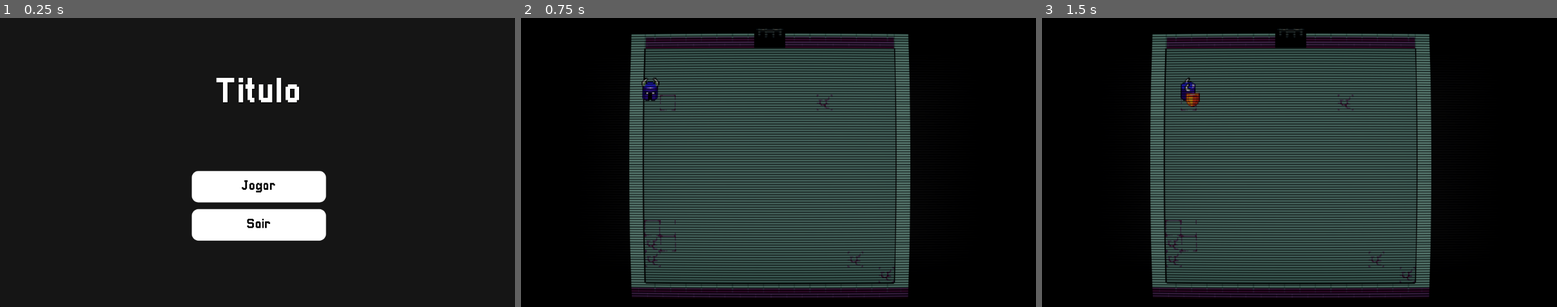
Above: before the commit, frames 1-3 (left to right).
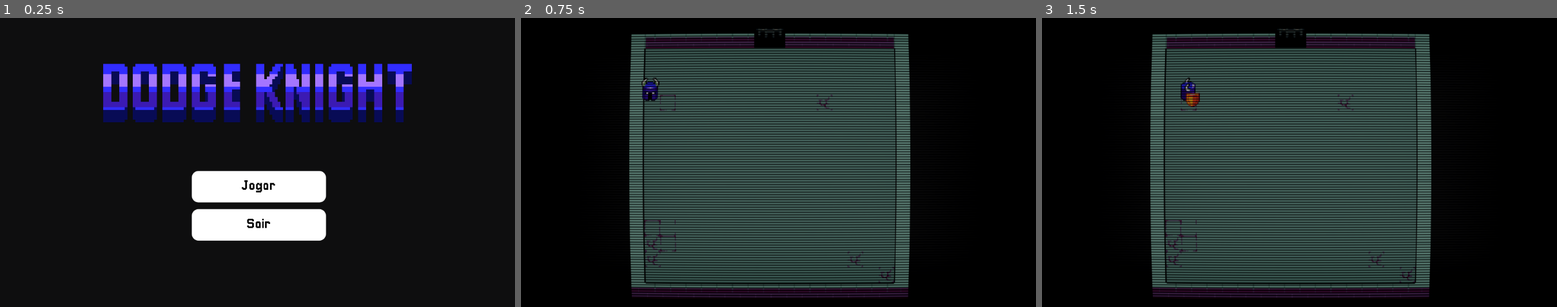
Above: after the commit, the same moments.

Repository: rddtz/gamejamplus
Game: Godot game, scene res://scenes/menu_principal.tscn
The game is run twice, just before and just after one commit, with the same random seed, the same clock (stepped at 60 frames per second) and the same inputs. This scene is started directly instead of the project's main scene.
Inputs:
- Up to frame 1 (0.25 s): no input
- Up to frame 2 (0.75 s): click "Jogar" at 0.5 s
- Up to frame 3 (1.5 s): tap Enter at 1.25 s; hold Right (RIGHT) from 1.28 s (still down); hold Space (parry_block) from 1.28 s (still down)

The runs differ from the first frame. In frame 1, 8.5% of the frame differs, in the area x 20-80%, y 15-37%; in frame 2, nothing differs; in frame 3, nothing differs.

Commit message:
menu bacana

Diff:
--- /dev/null
+++ b/plus/scenes/final.tscn
@@ -0,0 +1,146 @@
+[gd_scene load_steps=13 format=3 uid="uid://cl05qearacoj8"]
+
+[ext_resource type="Script" path="res://scripts/final.gd" id="1_cyc0y"]
+[ext_resource type="FontFile" uid="uid://2acyjhqidwb5" path="res://assets/fonts/Pixellari.ttf" id="1_o1u10"]
+[ext_resource type="Script" path="res://scripts/line_edit.gd" id="2_isjwd"]
+
+[sub_resource type="StyleBoxEmpty" id="StyleBoxEmpty_cg606"]
+
+[sub_resource type="Theme" id="Theme_0smak"]
+default_font = ExtResource("1_o1u10")
+
+[sub_resource type="StyleBoxEmpty" id="StyleBoxEmpty_o6ntu"]
+
+[sub_resource type="StyleBoxEmpty" id="StyleBoxEmpty_driek"]
+
+[sub_resource type="StyleBoxFlat" id="StyleBoxFlat_ruktu"]
+bg_color = Color(0.162066, 0.162066, 0.162065, 1)
+
+[sub_resource type="StyleBoxFlat" id="StyleBoxFlat_6lecd"]
+bg_color = Color(0.370364, 0.370365, 0.370364, 1)
+
+[sub_resource type="StyleBoxFlat" id="StyleBoxFlat_32uh0"]
+bg_color = Color(0.0768358, 0.0768358, 0.0768358, 1)
+
+[sub_resource type="StyleBoxEmpty" id="StyleBoxEmpty_0orwe"]
+
+[sub_resource type="StyleBoxEmpty" id="StyleBoxEmpty_qwaje"]
+
+[node name="Leaderboard" type="Control"]
+layout_mode = 3
+anchors_preset = 15
+anchor_right = 1.0
+anchor_bottom = 1.0
+grow_horizontal = 2
+grow_vertical = 2
+script = ExtResource("1_cyc0y")
+
+[node name="Panel" type="Panel" parent="."]
+layout_mode = 1
+anchors_preset = 15
+anchor_right = 1.0
+anchor_bottom = 1.0
+grow_horizontal = 2
+grow_vertical = 2
+metadata/_edit_use_anchors_ = true
+
+[node name="VBoxContainer" type="VBoxContainer" parent="."]
+layout_mode = 1
+anchors_preset = 8
+anchor_left = 0.5
+anchor_top = 0.5
+anchor_right = 0.5
+anchor_bottom = 0.5
+offset_left = -251.0
+offset_top = -283.5
+offset_right = 251.0
+offset_bottom = 283.5
+grow_horizontal = 2
+grow_vertical = 2
+theme_override_constants/separation = 100
+
+[node name="Container" type="PanelContainer" parent="VBoxContainer"]
+layout_mode = 2
+size_flags_horizontal = 4
+theme_override_styles/panel = SubResource("StyleBoxEmpty_cg606")
+
+[node name="HBoxContainer" type="HBoxContainer" parent="VBoxContainer/Container"]
+layout_mode = 2
+theme_override_constants/separation = 33
+
+[node name="VBoxContainer" type="VBoxContainer" parent="VBoxContainer/Container/HBoxContainer"]
+layout_mode = 2
+theme_override_constants/separation = 4
+
+[node name="Label" type="Label" parent="VBoxContainer/Container/HBoxContainer/VBoxContainer"]
+layout_mode = 2
+theme_override_fonts/font = ExtResource("1_o1u10")
+theme_override_font_sizes/font_size = 37
+text = "Insira as iniciais"
+horizontal_alignment = 1
+
+[node name="HBoxContainer" type="HBoxContainer" parent="VBoxContainer/Container/HBoxContainer/VBoxContainer"]
+layout_mode = 2
+theme_override_constants/separation = 8
+
+[node name="LineEdit" type="LineEdit" parent="VBoxContainer/Container/HBoxContainer/VBoxContainer/HBoxContainer"]
+layout_mode = 2
+theme = SubResource("Theme_0smak")
+theme_override_constants/caret_width = 3
+theme_override_fonts/font = ExtResource("1_o1u10")
+theme_override_font_sizes/font_size = 50
+theme_override_styles/focus = SubResource("StyleBoxEmpty_o6ntu")
+max_length = 3
+caret_blink = true
+caret_blink_interval = 0.37
+caret_mid_grapheme = true
+script = ExtResource("2_isjwd")
+
+[node name="enviar" type="Button" parent="VBoxContainer/Container/HBoxContainer/VBoxContainer/HBoxContainer"]
+layout_mode = 2
+theme_override_constants/h_separation = 0
+theme_override_fonts/font = ExtResource("1_o1u10")
+theme_override_font_sizes/font_size = 40
+theme_override_styles/focus = SubResource("StyleBoxEmpty_driek")
+theme_override_styles/hover = SubResource("StyleBoxFlat_ruktu")
+theme_override_styles/pressed = SubResource("StyleBoxFlat_6lecd")
+theme_override_styles/normal = SubResource("StyleBoxFlat_32uh0")
+text = "Enviar"
+
+[node name="VBoxContainer2" type="VBoxContainer" parent="VBoxContainer/Container/HBoxContainer"]
+layout_mode = 2
+
+[node name="ScorePlayer" type="Label" parent="VBoxContainer/Container/HBoxContainer/VBoxContainer2"]
+layout_mode = 2
+theme_override_fonts/font = ExtResource("1_o1u10")
+theme_override_font_sizes/font_size = 37
+text = "SCORE
+"
+
+[node name="HSeparator" type="HSeparator" parent="VBoxContainer/Container/HBoxContainer/VBoxContainer2"]
+layout_mode = 2
+theme_override_styles/separator = SubResource("StyleBoxEmpty_0orwe")
+
+[node name="Container2" type="PanelContainer" parent="VBoxContainer"]
+layout_mode = 2
+theme_override_styles/panel = SubResource("StyleBoxEmpty_qwaje")
+metadata/_edit_use_anchors_ = true
+
+[node name="HBoxContainer" type="HBoxContainer" parent="VBoxContainer/Container2"]
+layout_mode = 2
+size_flags_horizontal = 0
+theme_override_constants/separation = 320
+
+[node name="nomes" type="Label" parent="VBoxContainer/Container2/HBoxContainer"]
+layout_mode = 2
+theme_override_fonts/font = ExtResource("1_o1u10")
+theme_override_font_sizes/font_size = 30
+text = "Nomes"
+
+[node name="scores" type="Label" parent="VBoxContainer/Container2/HBoxContainer"]
+layout_mode = 2
+theme_override_fonts/font = ExtResource("1_o1u10")
+theme_override_font_sizes/font_size = 30
+text = "Scores"
+
+[connection signal="pressed" from="VBoxContainer/Container/HBoxContainer/VBoxContainer/HBoxContainer/enviar" to="." method="_on_enviar_pressed"]
--- a/plus/scenes/menu_principal.tscn
+++ b/plus/scenes/menu_principal.tscn
@@ -1,7 +1,14 @@
-[gd_scene load_steps=7 format=3 uid="uid://1cp5hnyn2mh5"]
+[gd_scene load_steps=10 format=3 uid="uid://1cp5hnyn2mh5"]
 
 [ext_resource type="Script" path="res://scripts/menu_principal.gd" id="1_k1ykh"]
 [ext_resource type="FontFile" uid="uid://2acyjhqidwb5" path="res://assets/fonts/Pixellari.ttf" id="1_m0fhc"]
+[ext_resource type="Texture2D" uid="uid://dfwirun0i1scp" path="res://assets/title_screen.png" id="2_cdfrj"]
+
+[sub_resource type="StyleBoxFlat" id="StyleBoxFlat_3x5fp"]
+bg_color = Color(0.054902, 0.054902, 0.0588235, 1)
+
+[sub_resource type="StyleBoxTexture" id="StyleBoxTexture_77ck7"]
+texture = ExtResource("2_cdfrj")
 
 [sub_resource type="StyleBoxEmpty" id="StyleBoxEmpty_qc8ai"]
 
@@ -43,27 +50,18 @@
 anchor_bottom = 1.0
 grow_horizontal = 2
 grow_vertical = 2
+theme_override_styles/panel = SubResource("StyleBoxFlat_3x5fp")
 
-[node name="Titulo" type="Label" parent="CanvasLayer"]
-anchors_preset = 8
+[node name="Titulo" type="Panel" parent="CanvasLayer"]
+anchors_preset = 5
 anchor_left = 0.5
-anchor_top = 0.5
 anchor_right = 0.5
-anchor_bottom = 0.5
-offset_left = -121.5
-offset_top = -220.5
-offset_right = 121.5
-offset_bottom = -89.5
+offset_left = -345.0
+offset_top = 103.0
+offset_right = 345.0
+offset_bottom = 234.0
 grow_horizontal = 2
-grow_vertical = 2
-theme_override_colors/font_color = Color(1, 1, 1, 1)
-theme_override_colors/font_shadow_color = Color(0, 0, 0, 1)
-theme_override_colors/font_outline_color = Color(0, 0, 0, 1)
-theme_override_fonts/font = ExtResource("1_m0fhc")
-theme_override_font_sizes/font_size = 80
-text = "Titulo"
-horizontal_alignment = 1
-vertical_alignment = 1
+theme_override_styles/panel = SubResource("StyleBoxTexture_77ck7")
 
 [node name="VBoxContainer" type="VBoxContainer" parent="CanvasLayer"]
 anchors_preset = 8
Binary file added: plus/assets/title_screen.png
Not shown, added: plus/assets/title_screen.png.import
Binary file added: plus/leaderboard.40.translation
Not shown, added: plus/leaderboard.csv.import
Not shown: 1 places in plus/scenes/main.tscn that only renumber resources
